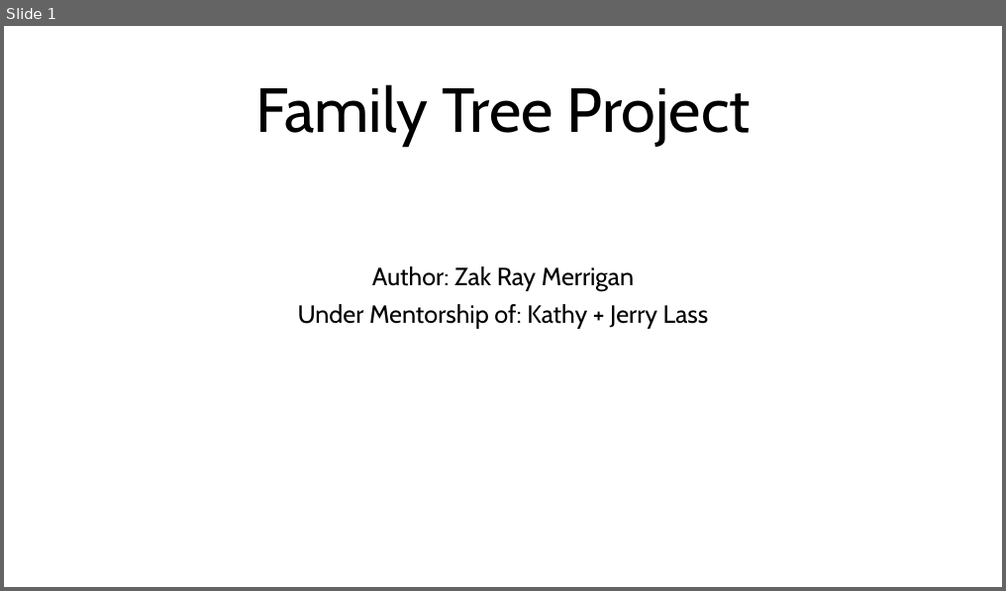
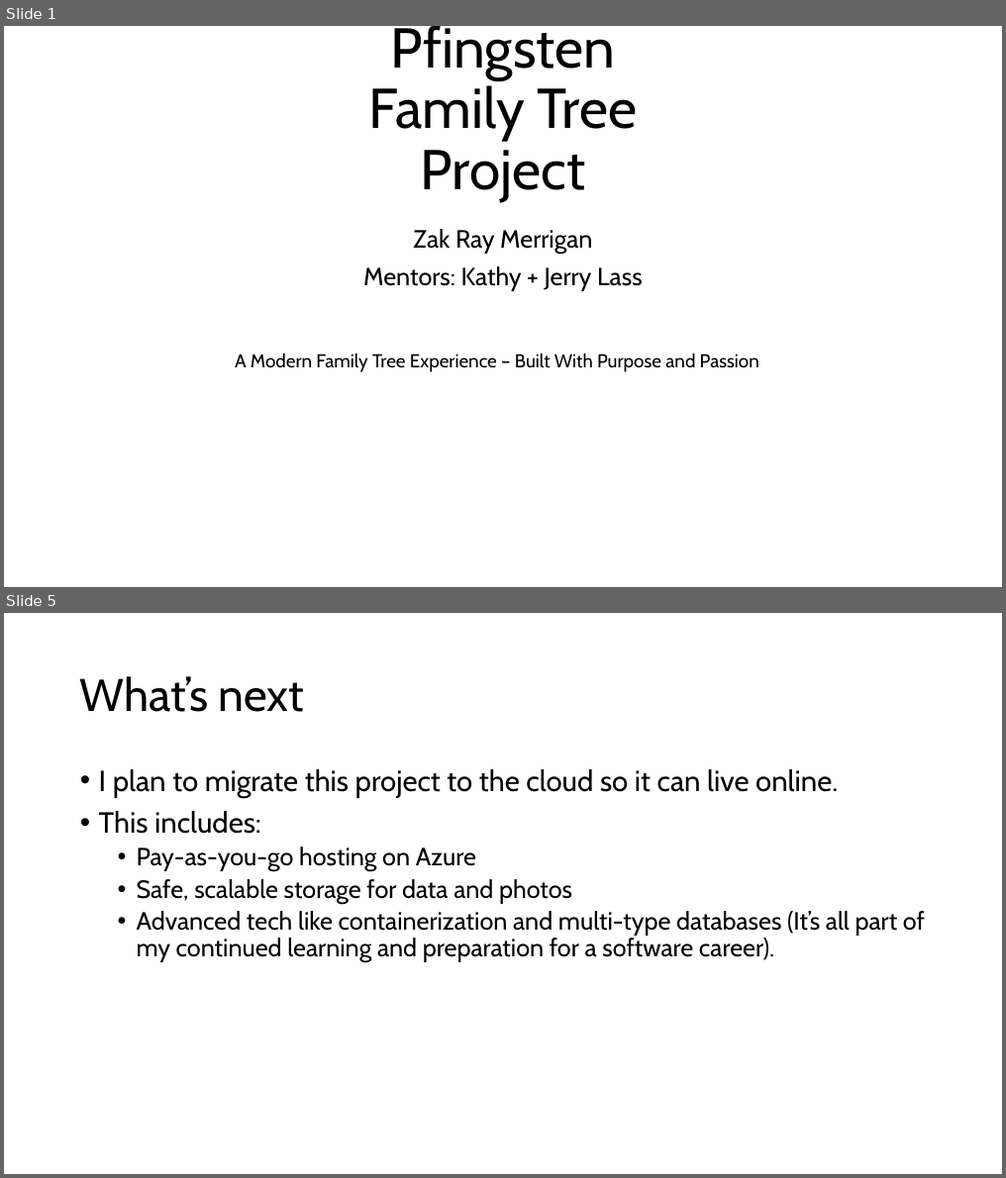
Before and after one commit to Zakttack/FamilyTreeProject, a slide deck: Resources/Family Tree Project Checkpoint Presentation.pptx. Shown one above the other, each under a label of ours: slide 1 before the commit, slides 1 and 5 after it; the slides between them are not shown. The pictures are 1006x591 and 1006x1178 pixels, drawn with LibreOffice and Linux fonts; fonts in the diff are those of the drawing. Boxes give left, top, right and bottom in pixels: in the first picture for what was removed or moved away, otherwise in the second. Text is boxed around its words. In the diff, an @@ line names an element or a change of style, - is before the commit and + after.

Commit message:
Implemented my presentation for what I have so far.

```diff
--- a/Resources/Family Tree Project Checkpoint Presentation.pptx
+++ b/Resources/Family Tree Project Checkpoint Presentation.pptx
@@ slide 5 added at bbox=[4, 613, 1002, 1174], background #FFFFFF @@
@@ title added at bbox=[80, 676, 305, 712], 44 pt, text #000000 @@
+What’s next
@@ text added at bbox=[99, 769, 925, 963], 24 pt, text #000000 @@
+• I plan to migrate this project to the cloud so it can live online.
+• This includes:
+  • Pay-as-you-go hosting on Azure
+  • Safe, scalable storage for data and photos
+  • Advanced tech like containerization and multi-type databases (It’s all part of my continued learning and preparation for a software career).
@@ slide 1 changed as well @@
@@ title at bbox=[369, 26, 637, 202]: text changed; size 60 to 54 pt @@
-Family Tree Project
+Pfingsten
+Family Tree Project
@@ subtitle at bbox=[363, 229, 643, 291]: text changed @@
-Author: Zak Ray Merrigan
-Under Mentorship of: Kathy + Jerry Lass
+Zak Ray Merrigan
+Mentors: Kathy + Jerry Lass
@@ text added at bbox=[235, 353, 759, 372], 18 pt, text #000000 @@
+A Modern Family Tree Experience – Built With Purpose and Passion
```
Also in this commit, not shown: 1 other slide changed, 3 other slides added.
